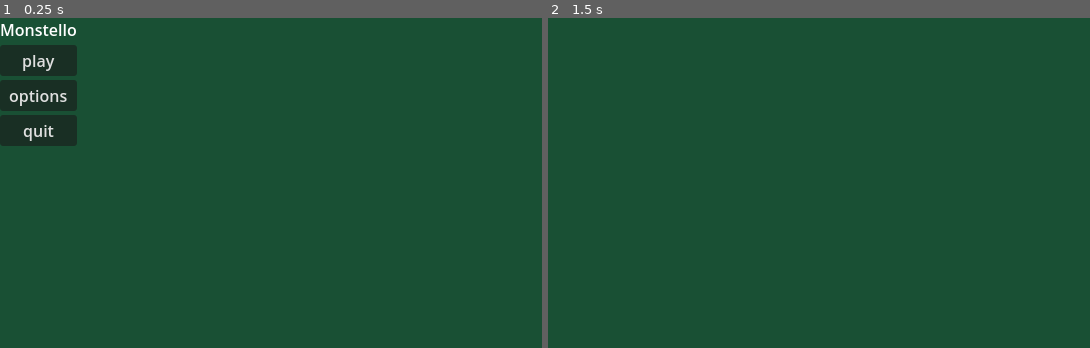
Above: before the commit, frames 1-2 (left to right).
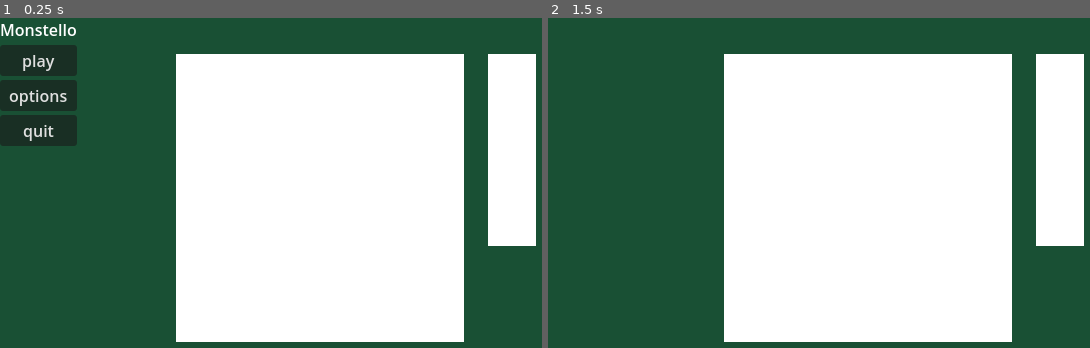
Above: after the commit, the same moments.

Repository: sinoftheta/chess2
Game: Godot game, scene res://main/main.tscn
Two runs of this game, one before a commit and one after it. Both use one fixed random seed, a clock stepped at 60 frames per second and the inputs below.
Inputs (mouse positions are in pixels of both pictures, inside the frame that each line leads up to):
- Up to frame 1 (0.25 s): no input
- Up to frame 2 (1.5 s): click "play" at 0.5 s; tap Enter at 1.25 s; move the mouse to (1008, 179) at 1.27 s

The runs differ from the first frame. In frame 1, 52% of the frame differs, in the area x 32-99%, y 10-99%; in frame 2, 52%.

Commit message:
board coordinate system working

Diff:
--- /dev/null
+++ b/board/board.gd
@@ -0,0 +1,17 @@
+class_name Board
+extends ColorRect
+
+@export var id:Constants.BoardID
+@export var logical_size:Vector2i
+func _ready() -> void:
+	GameLogic.boards[id] = self
+	size = Vector2(logical_size) * Constants.GRID_SIZE
+	position -= size * 0.5
+
+
+
+
+func _on_mouse_entered() -> void:
+	## update a global cur_board_id
+	GameLogic.hovered_board_id = id
+	#print("mouse in board: ", Constants.BoardID.keys()[id])
--- /dev/null
+++ b/board/board.tscn
@@ -0,0 +1,9 @@
+[gd_scene load_steps=2 format=3 uid="uid://yrsr5vndikk"]
+
+[ext_resource type="Script" uid="uid://dtfi40saggsgn" path="res://board/board.gd" id="1_5c38k"]
+
+[node name="Board" type="ColorRect"]
+mouse_filter = 1
+script = ExtResource("1_5c38k")
+
+[connection signal="mouse_entered" from="." to="." method="_on_mouse_entered"]
--- a/core/constants.gd
+++ b/core/constants.gd
@@ -1,6 +1,6 @@
 extends Node
 
-const GRID_SIZE:float = 32
+const GRID_SIZE:float = 48
 const CENTER:Vector2i     = Vector2i.ZERO
 const UP:Vector2i         = Vector2i( 0,-1)
 const DOWN:Vector2i       = Vector2i( 0, 1)
@@ -15,6 +15,7 @@
 	game,
 	shop,
 	sell,
+	none,
 }
 
 enum AbilityID {
@@ -44,7 +45,7 @@
 		true, ## is_ally
 		ShopRarity.common, ## shop_rarity
 		1,  ## base_shop_price
-		null, ## texture
+		load("res://texture/test.png"), ## texture
 		null ## tooltip_texture
 	),
 	UnitID.test_healer: UnitData.new(
--- a/core/drag_logic.gd
+++ /dev/null
@@ -1,4 +0,0 @@
-extends Node
-
-
-func get_cur
--- a/core/game_logic.gd
+++ b/core/game_logic.gd
@@ -1,16 +1,27 @@
 extends Node
 
-var game_board:Node2D
-var boards:Array[Node2D]
+var unit_tscn:PackedScene = preload("res://unit/unit.tscn")
+var boards:Dictionary[Constants.BoardID, Board]
 
 var executing:bool
+
+var hovered_board_id:Constants.BoardID
+func hovered_coord() -> Vector2i:
+	var cur_board:Board = boards[hovered_board_id]
+	var bp:Vector2 = cur_board.global_position - cur_board.get_global_mouse_position() # + cur_board.size * 0.5 if we wanna meke the boards expandable???
+	return Vector2i(floori(-bp.x / Constants.GRID_SIZE),floori(-bp.y / Constants.GRID_SIZE))
+
+func _process(delta: float) -> void:
+
+	print("=======")
+	print(Constants.BoardID.keys()[hovered_board_id])
+	print(hovered_coord())
 
 
 func unit_at(coord:Vector2i, board_id:Constants.BoardID) -> Unit:
 	return boards[board_id].get_node(Util.coord_to_name(coord))
 
 func _ready() -> void:
-	#boards.push_back(game_board)
 	pass
 
 func start_game() -> void:
--- a/main/main.gd
+++ b/main/main.gd
@@ -1,4 +1,4 @@
-extends Node
+extends Node2D
 
 func _ready() -> void:
 	match OS.get_name():
--- a/main/main.tscn
+++ b/main/main.tscn
@@ -1,13 +1,15 @@
-[gd_scene load_steps=4 format=3 uid="uid://bemqunpfd5kep"]
+[gd_scene load_steps=5 format=3 uid="uid://bemqunpfd5kep"]
 
 [ext_resource type="Script" uid="uid://bi4qkdu7t5ds0" path="res://main/main.gd" id="1_53q0u"]
+[ext_resource type="PackedScene" uid="uid://yrsr5vndikk" path="res://board/board.tscn" id="2_c651c"]
 [ext_resource type="PackedScene" uid="uid://d2nutkcy8wtoq" path="res://menus/options/options_menu.tscn" id="2_xwkvk"]
 [ext_resource type="PackedScene" uid="uid://cu56mp574gs5d" path="res://menus/main/main_menu.tscn" id="3_c651c"]
 
-[node name="Main" type="Node"]
+[node name="Main" type="Node2D"]
 script = ExtResource("1_53q0u")
 
 [node name="BGLayer" type="CanvasLayer" parent="."]
+layer = -1
 
 [node name="Background" type="ColorRect" parent="BGLayer"]
 anchors_preset = 15
@@ -16,17 +18,28 @@
 grow_horizontal = 2
 grow_vertical = 2
 color = Color(0.0980392, 0.313726, 0.203922, 1)
+metadata/_edit_lock_ = true
 
-[node name="WorldLayer" type="CanvasLayer" parent="."]
+[node name="Camera" type="Camera2D" parent="."]
 
-[node name="World" type="Node2D" parent="WorldLayer"]
+[node name="World" type="Node2D" parent="."]
+metadata/_edit_lock_ = true
 
-[node name="Board" type="Node2D" parent="WorldLayer/World"]
+[node name="GameBoard" parent="World" instance=ExtResource("2_c651c")]
+logical_size = Vector2i(6, 6)
 
-[node name="BoardNode" type="Node2D" parent="WorldLayer/World/Board"]
+[node name="ShopBoard" parent="World" instance=ExtResource("2_c651c")]
+offset_left = 192.0
+offset_top = -48.0
+offset_right = 192.0
+offset_bottom = -48.0
+id = 1
+logical_size = Vector2i(1, 4)
 
 [node name="UILayer" type="CanvasLayer" parent="."]
 
 [node name="OptionsMenu" parent="UILayer" instance=ExtResource("2_xwkvk")]
+metadata/_edit_lock_ = true
 
 [node name="MainMenu" parent="UILayer" instance=ExtResource("3_c651c")]
+metadata/_edit_lock_ = true
--- a/unit/unit.gd
+++ b/unit/unit.gd
@@ -11,9 +11,16 @@
 var hp:int
 #endregion
 
-#region Hover logic
+#region Cursor interactions
+enum CursorState{
+	none,
+	hovering,
+	draging,
+	returning,
+}
 var hovered:bool:
 	set = set_hovered
+var dragged:bool
 func _on_mouse_entered() -> void:
 	hovered = true
 func _on_mouse_exited() -> void:
@@ -23,10 +30,29 @@
 func set_hovered(value:bool) -> void:
 	hovered = value
 	hover_tween
-#endregion
 
-#region Drag logic
-var dragged:bool
+
+
+var prev_mouse_x:float
+func _process(delta: float) -> void:
+	var r_target:float
+	var s_target:Vector2
+
+	if dragged:
+		r_target = -clamp((get_global_mouse_position().x - prev_mouse_x) * 0.1, -PI * 0.4, PI*0.4)
+		s_target = Vector2(1.25,1.25)
+
+		## when we're being dragged, we aren't being reparented
+		## with position smoothing
+		global_position = lerp(global_position, get_global_mouse_position(),minf(delta * 13, 1.0))
+
+		prev_mouse_x =  get_global_mouse_position().x
+	else:
+		s_target = Vector2.ONE
+		r_target = 0
+	#%PickupTX.scale    = lerp(%PickupTX.scale,    s_target, minf(delta * 13, 1.0))
+	#%PickupTX.rotation = lerp(%PickupTX.rotation, r_target, minf(delta * 7, 1.0))
+
 #endregion
 
 #region Animations
Not shown, added: board/board.gd.uid
Not shown, removed: core/drag_logic.gd.uid
Binary file added: texture/test.png
Not shown, added: texture/test.png.import
